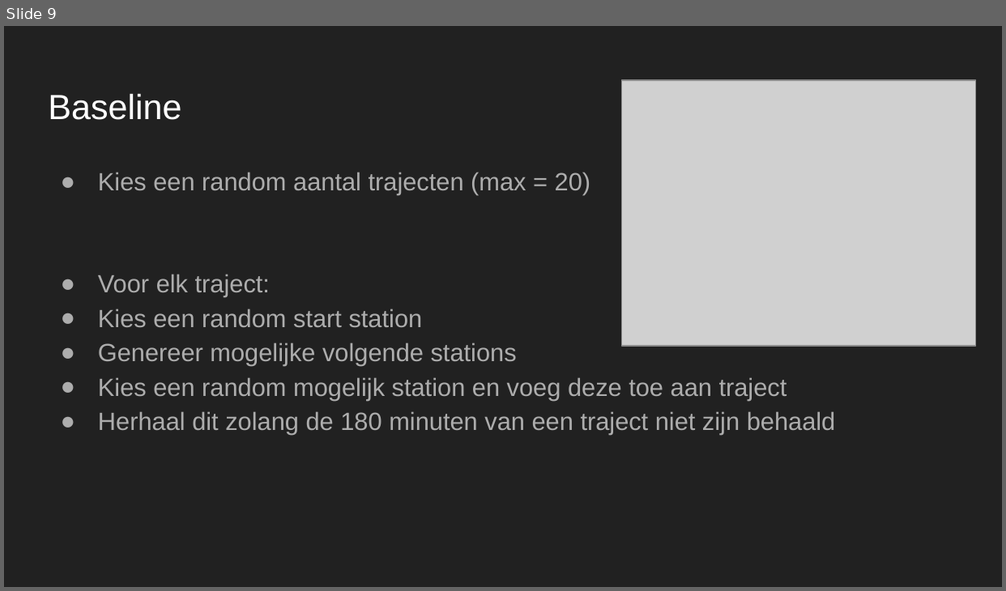
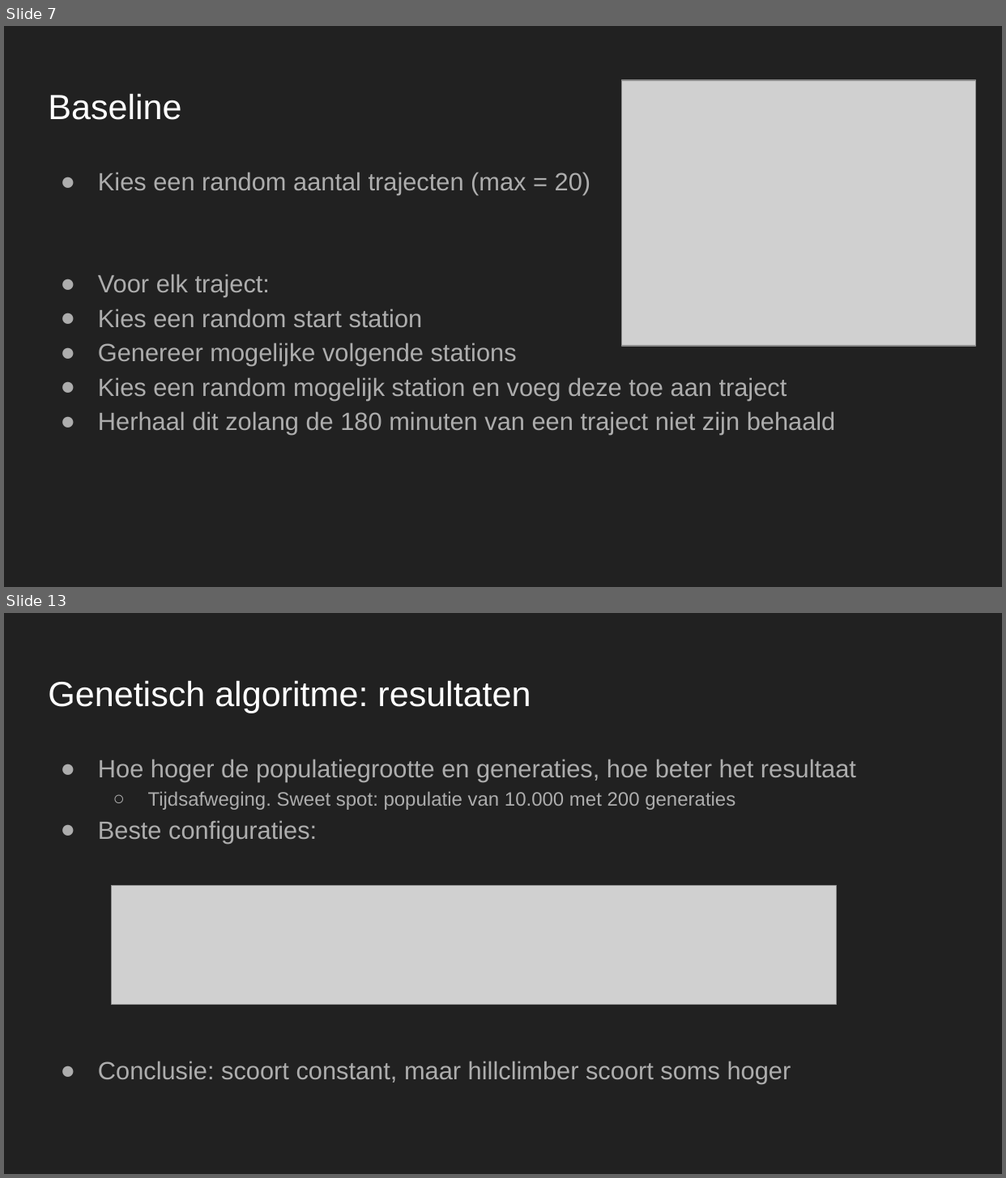
Before and after one commit to maiklarooij/Trainspotters, a slide deck: doc/Oefenpresentatie.pptx. Shown one above the other, each under a label of ours: slide 9 before the commit, slides 7 and 13 after it; the slides between them are not shown. The pictures are 1006x591 and 1006x1178 pixels, drawn with LibreOffice and Linux fonts; fonts in the diff are those of the drawing; grey boxes stand for pictures. Boxes give left, top, right and bottom in pixels: in the first picture for what was removed or moved away, otherwise in the second. Text is boxed around its words. In the diff, an @@ line names an element or a change of style, - is before the commit and + after.

```diff
--- a/doc/Oefenpresentatie.pptx
+++ b/doc/Oefenpresentatie.pptx
@@ slide 13 added at [4,613,1002,1174], background #212121 @@
@@ title added at [48,680,530,713], 25.2 pt, text #FFFFFF @@
+Genetisch algoritme: resultaten
@@ text added at [98,759,856,1084], 18 pt, text #ADADAD @@
+● Hoe hoger de populatiegrootte en generaties, hoe beter het resultaat
+  ○ Tijdsafweging. Sweet spot: populatie van 10.000 met 200 generaties
+● Beste configuraties:
+● Conclusie: scoort constant, maar hillclimber scoort soms hoger
@@ picture added at [112,885,836,1004] @@
@@ what was slide 9 is now slide 7 @@
```
Also in this commit, not shown: 7 slides changed, 3 other slides added, 2 slides removed, 31 other files.
